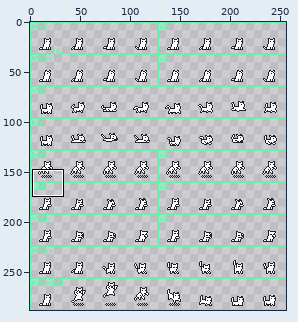
Sprite sheet: img/cat_skin_map.png. The first picture is a wide view before the edit; the outline marks the close-up.
Close-up. First the earlier version:
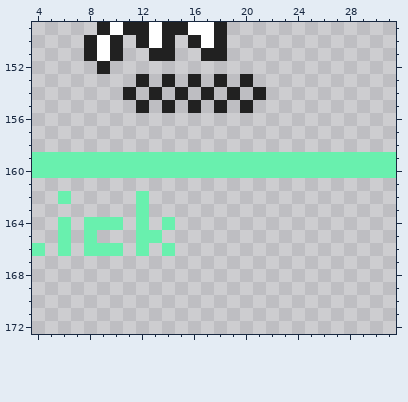
The file is 256x288 pixels. Shown: x 4..31, y 149..172. The commit also changed other parts of the picture, which this record leaves out.
After the commit:
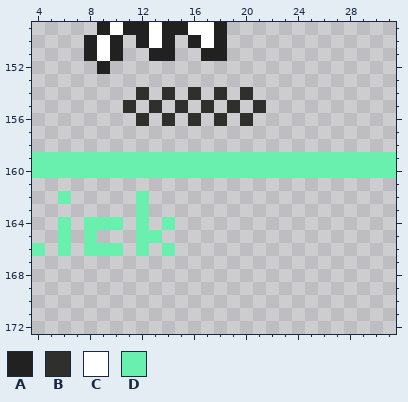
Palette (. is transparent): A #212121  B #2f2f2e  C #ffffff  D #69f0ae
The edit:
@@ x 9..23 @@
 152 A..............
-153 ...A.A.A.A.A...
-154 ..A.A.A.A.A.A..
-155 ...A.A.A.A.A...
-156 ...............
+153 ...............
+154 ...B.B.B.B.B...
+155 ..B.B.B.B.B.B..
+156 ...B.B.B.B.B...
 157 ...............
